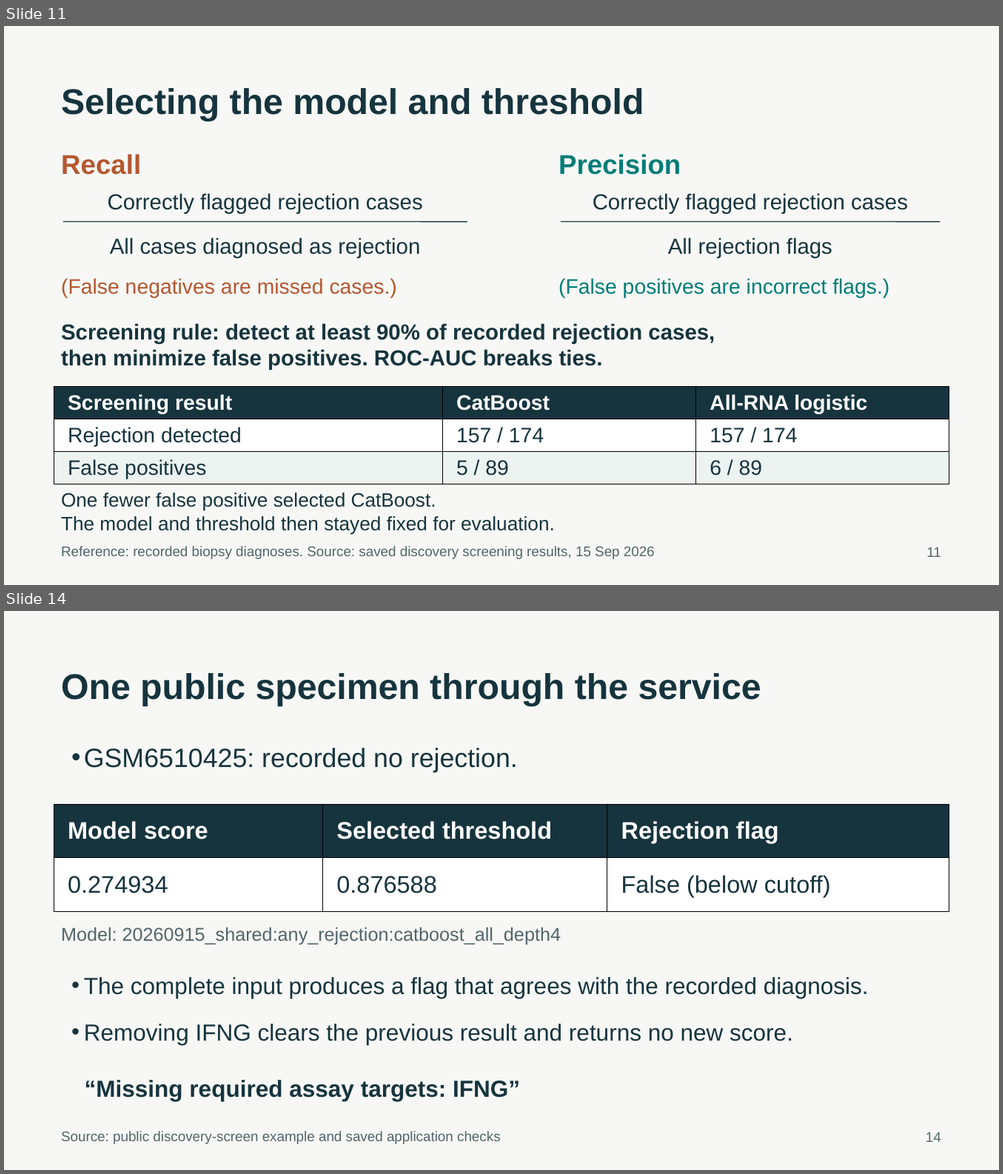
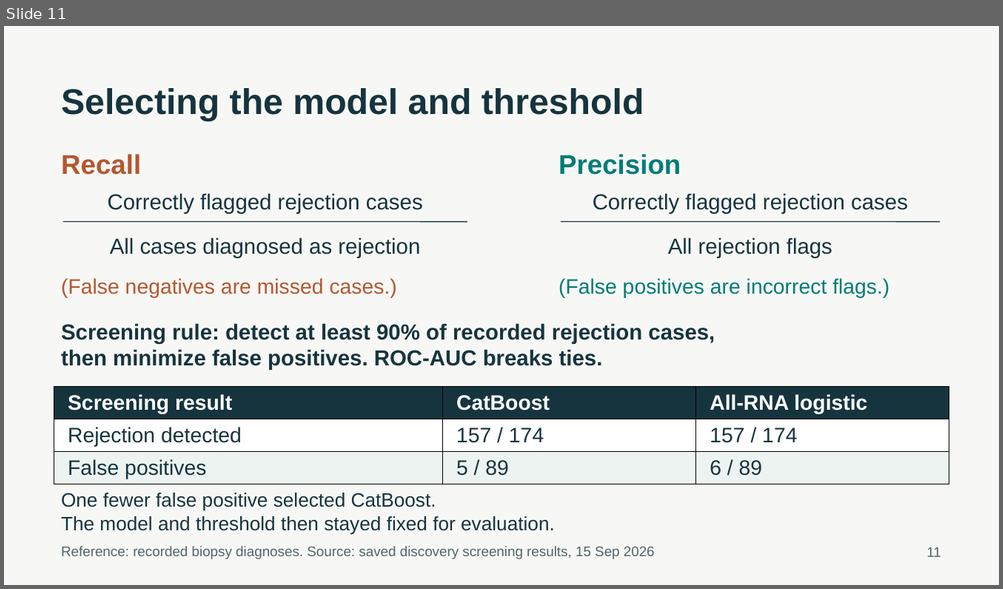
Before and after one commit to ca34525/Kidney-Biopsy-Rejection-Classifier, a slide deck: presentation/unos_kidney_biopsy.pptx. Shown one above the other, each under a label of ours: slides 11 and 14 before the commit, slide 11 after it; the slides between them are not shown. The pictures are 1003x1174 and 1003x589 pixels, drawn with LibreOffice and Linux fonts; fonts in the diff are those of the drawing. Boxes give left, top, right and bottom in pixels: in the first picture for what was removed or moved away, otherwise in the second. Text is boxed around its words. In the diff, an @@ line names an element or a change of style, - is before the commit and + after.

```diff
--- a/presentation/unos_kidney_biopsy.pptx
+++ b/presentation/unos_kidney_biopsy.pptx
@@ slide 14 removed at [4,611,999,1170], background #F7F8F5 @@
@@ text removed at [61,673,761,706] @@
-One public specimen through the service
@@ text removed at [84,748,518,772] @@
-• GSM6510425: recorded no rejection.
@@ table removed at [54,804,948,911], 2 rows, 3 columns @@
-Model score | Selected threshold | Rejection flag
-0.274934 | 0.876588 | False (below cutoff)
@@ text removed at [61,927,560,945] @@
-Model: 20260915_shared:any_rejection:catboost_all_depth4
@@ text removed at [84,977,868,1045] @@
-• The complete input produces a flag that agrees with the recorded diagnosis.
-• Removing IFNG clears the previous result and returns no new score.
@@ text removed at [85,1080,520,1102] @@
-“Missing required assay targets: IFNG”
@@ text removed at [61,1131,501,1145] @@
-Source: public discovery-screen example and saved application checks
@@ text removed at [925,1133,941,1142] @@
-14
```
Also in this commit, not shown: 4 slides changed, 2 slides added, 6 other slides removed, 44 other files.
